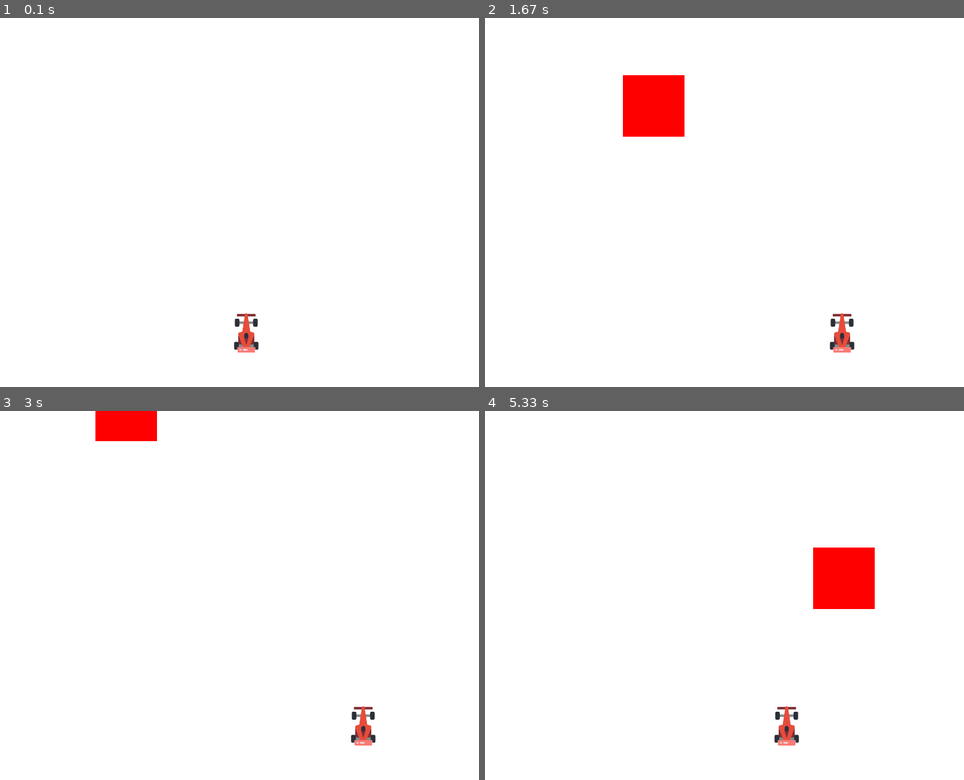
Above: before the commit, frames 1-4 (two rows, left to right).
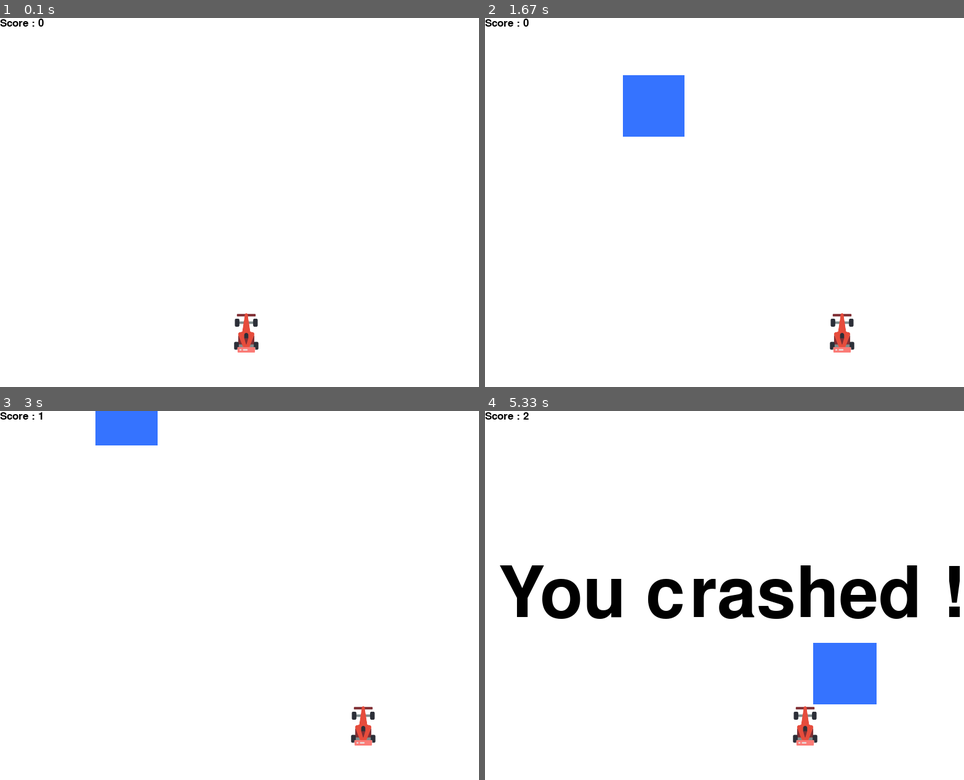
Above: after the commit, the same moments.

Repository: BriceBoy/pygame-tuto
Game: pygame game, started from game.py
The game is run twice, just before and just after one commit, with the same random seed, the same clock (stepped at 60 frames per second) and the same inputs.
Inputs:
- Up to frame 1 (0.1 s): no input
- Up to frame 2 (1.67 s): hold Right 0.33-0.8 s; hold Right 0.83-1.3 s; hold Left from 1.33 s (still down)
- Up to frame 3 (3 s): release Left at 1.87 s; hold Left 1.9-2.3 s; hold Right 2.33-2.97 s
- Up to frame 4 (5.33 s): hold Left 3-3.47 s; hold Right 3.5-3.97 s; hold Right 4-4.47 s; hold Left 4.5-5.03 s; hold Left from 5.07 s (still down)

The runs differ from the first frame. In frame 1, less than 0.1% of the frame differs, in the area x 0-10%, y 0-3%; in frame 2, 2.2%; in frame 3, 1.3%; in frame 4, 9.9%, in the area x 0-100%, y 0-91%.

Commit message:
finished step 8

Diff:
--- a/game.py
+++ b/game.py
@@ -9,7 +9,7 @@
 
 black = (0, 0, 0)
 white = (255, 255, 255)
-red = (255, 0, 0)
+block_color = (53, 115, 255)
 
 game_display = pygame.display.set_mode((display_width, display_height))
 pygame.display.set_caption("A Bit Racey")
@@ -19,8 +19,13 @@
 car_width = car_img.get_width()
 car_height = car_img.get_height()
 
-def draw_obstacle(x, y, width, height, color):
-    pygame.draw.rect(game_display, color, [x, y, width, height])
+def draw_score(score):
+    font = pygame.font.SysFont(None, 25)
+    text = font.render(f"Score : {score}", True, black)
+    game_display.blit(text, (0, 0))
+
+def draw_obstacle(x, y, width, height):
+    pygame.draw.rect(game_display, block_color, [x, y, width, height])
 
 def draw_car(x, y):
     game_display.blit(car_img, (x, y))
@@ -56,6 +61,8 @@
     obstacle_width = 100
     obstacle_height = 100
 
+    score = 0
+
     game_exit = False
 
     while not game_exit:
@@ -78,8 +85,9 @@
 
         game_display.fill(white)
 
-        draw_obstacle(obstacle_x, obstacle_y, obstacle_width, obstacle_height, red)
+        draw_obstacle(obstacle_x, obstacle_y, obstacle_width, obstacle_height)
         draw_car(x, y)
+        draw_score(score)
 
         obstacle_y += obstacle_speed
 
@@ -87,8 +95,11 @@
             crash()
 
         if obstacle_y > display_height:
+            score += 1
             obstacle_y = 0 - obstacle_height
             obstacle_x = random.randrange(0, display_width)
+            obstacle_speed += 1
+            obstacle_width += score * 1.2
 
         if y < obstacle_y + obstacle_height and y + car_height > obstacle_y:
             if (x > obstacle_x and x < obstacle_x + obstacle_width) or (x + car_width > obstacle_x and x + car_width < obstacle_x + obstacle_width):
